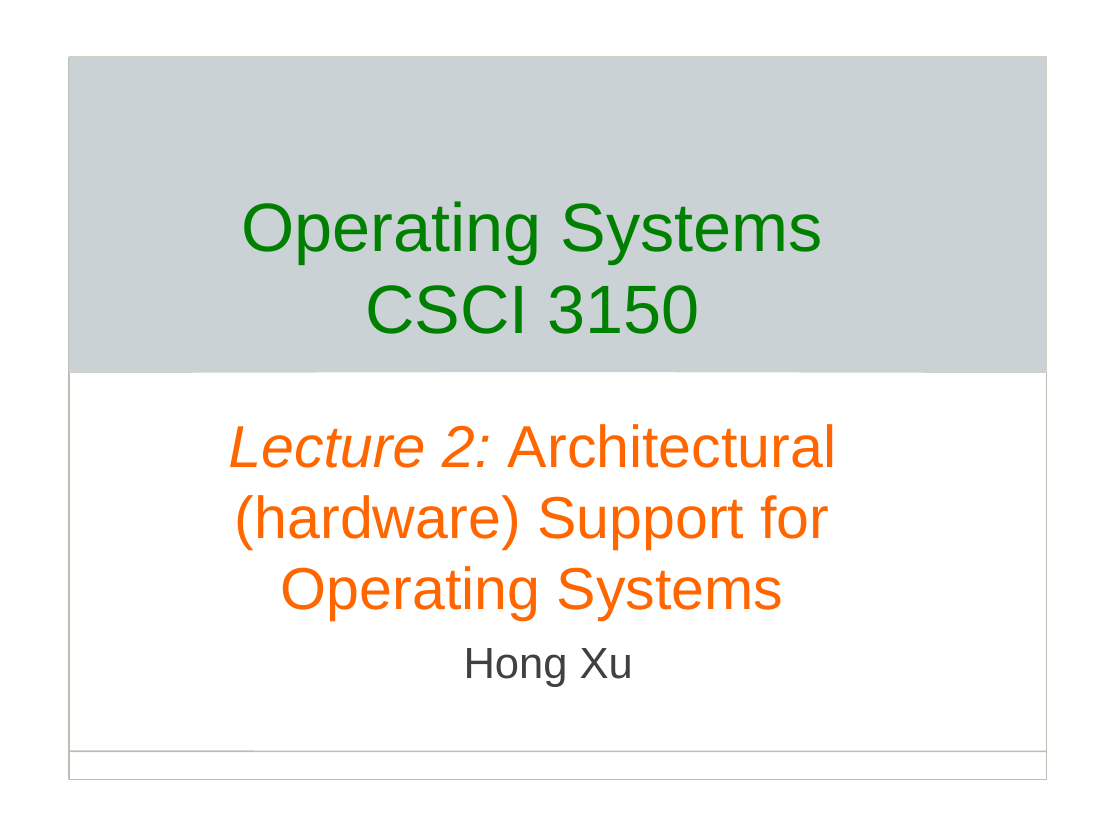
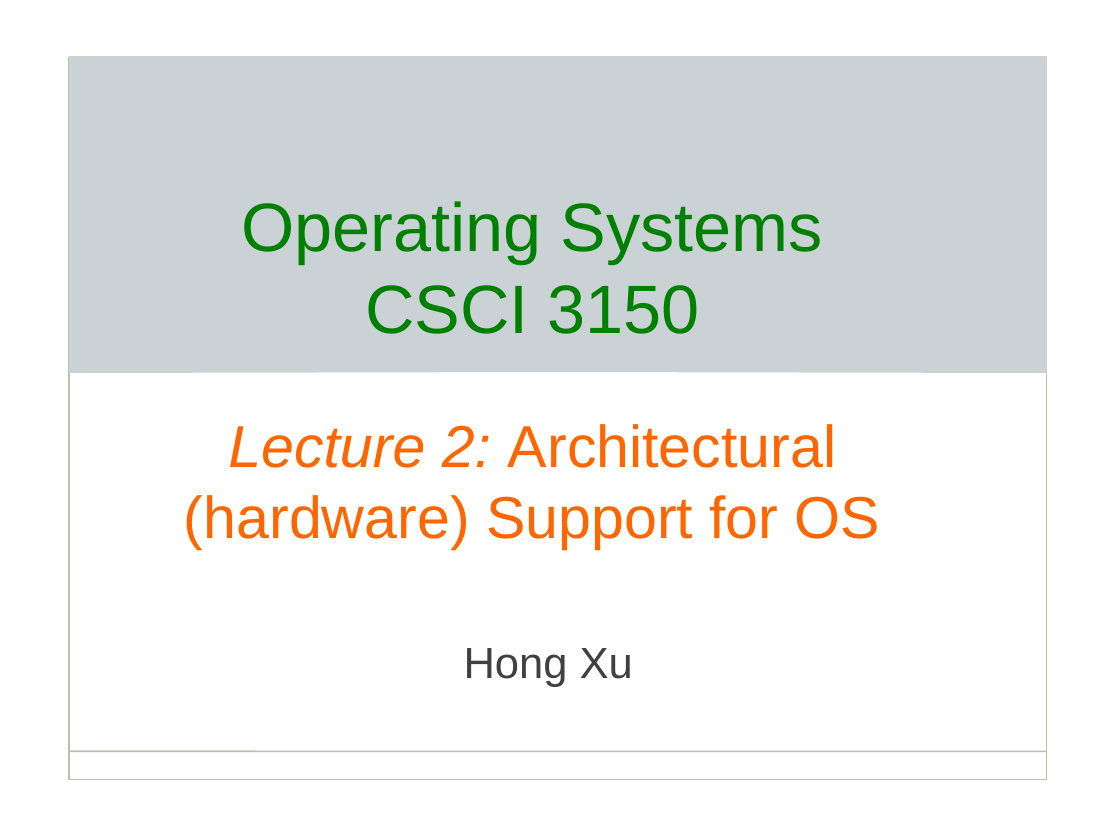
Before and after one commit to henryhxu/CSCI3150, a slide deck: slide 1 of lecture/lec2_arch.pptx. Drawn at 1120x840 pixels with LibreOffice and Linux fonts; fonts in the diff are those of the drawing; background and template pictures are left out. Boxes give left, top, right and bottom in pixels: in the first picture for what was removed or moved away, otherwise in the second. Text is boxed around its words. In the diff, an @@ line names an element or a change of style, - is before the commit and + after.

```diff
--- a/lecture/lec2_arch.pptx
+++ b/lecture/lec2_arch.pptx
@@ text at (184,424,880,549): text changed @@
-Lecture 2: Architectural (hardware) Support for Operating Systems
+Lecture 2: Architectural (hardware) Support for OS
```
Also in this commit, not shown: 2 other slides changed, 1 other file.
